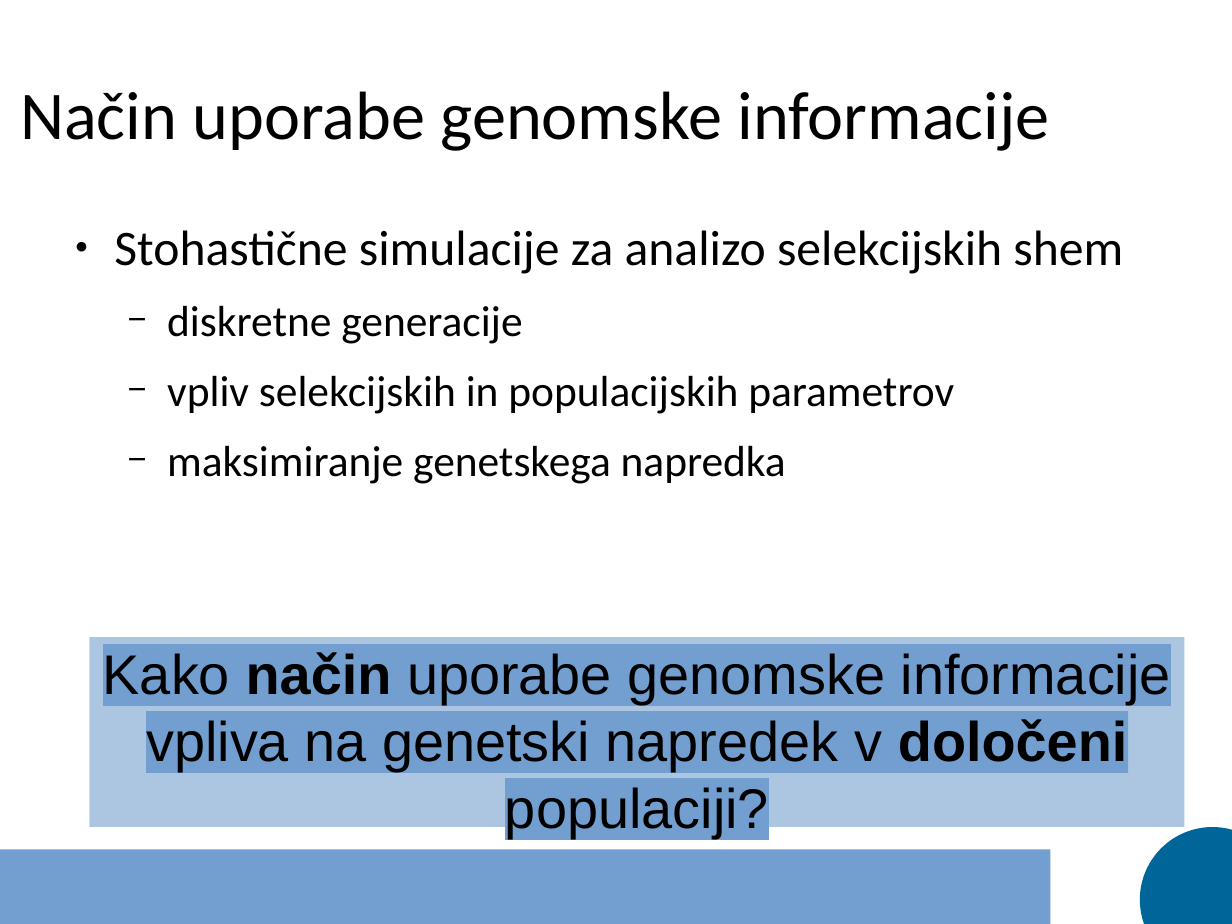
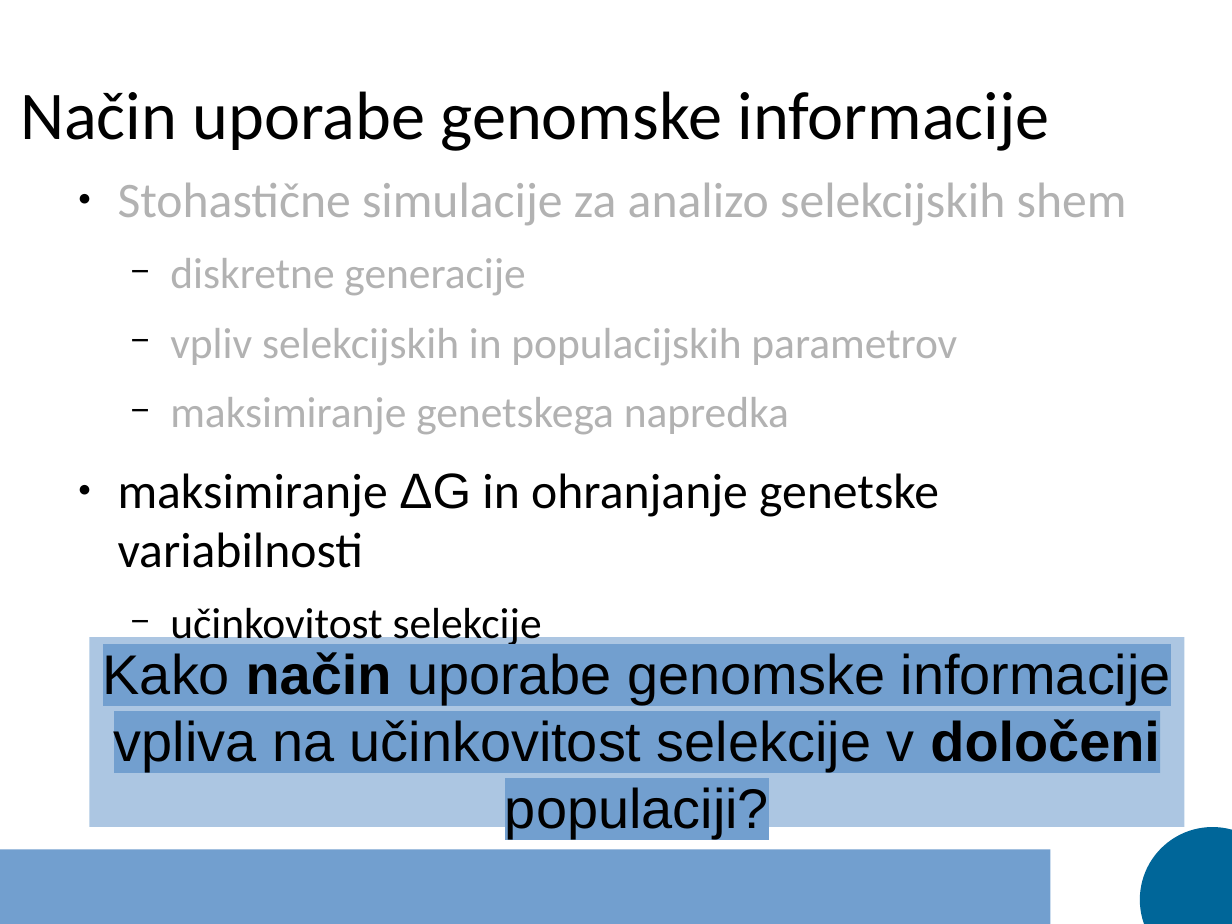
Before and after one commit to janaobsteter/Genotype_CODES, a slide deck: slide 9 of Predstavitev_dispozicija.odp. Drawn at 1232x924 pixels with LibreOffice and Linux fonts; fonts in the diff are those of the drawing. Boxes give left, top, right and bottom in pixels: in the first picture for what was removed or moved away, otherwise in the second. Text is boxed around its words. In the diff, an @@ line names an element or a change of style, - is before the commit and + after.

```diff
--- a/Predstavitev_dispozicija.odp
+++ b/Predstavitev_dispozicija.odp
@@ text "Stohastične simulacije za analizo selekcijskih ...": place and size @@
-text "Stohastične simulacije za analizo selekcijskih ..." at [114, 230, 1123, 484]
+text "Stohastične simulacije za analizo selekcijskih ..." at [118, 183, 1127, 650]
@@ text at [118, 183, 1127, 434]: text colour #000000 to #B2B2B2 in "Stohastične simulacije za analizo selekcijskih shem", "diskretne generacije", "vpliv selekcijskih in populacijskih parametrov", "maksimiranje genetskega napredka" @@
@@ text at [118, 473, 939, 650]: paragraphs added @@
+● maksimiranje ΔG in ohranjanje genetske variabilnosti
+  − učinkovitost selekcije
@@ text at [103, 652, 1171, 838]: text changed @@
-Kako način uporabe genomske informacije vpliva na genetski napredek v določeni populaciji?
+Kako način uporabe genomske informacije vpliva na učinkovitost selekcije v določeni populaciji?
```
Also in this commit, not shown: 3 other slides changed, 4 other files.
